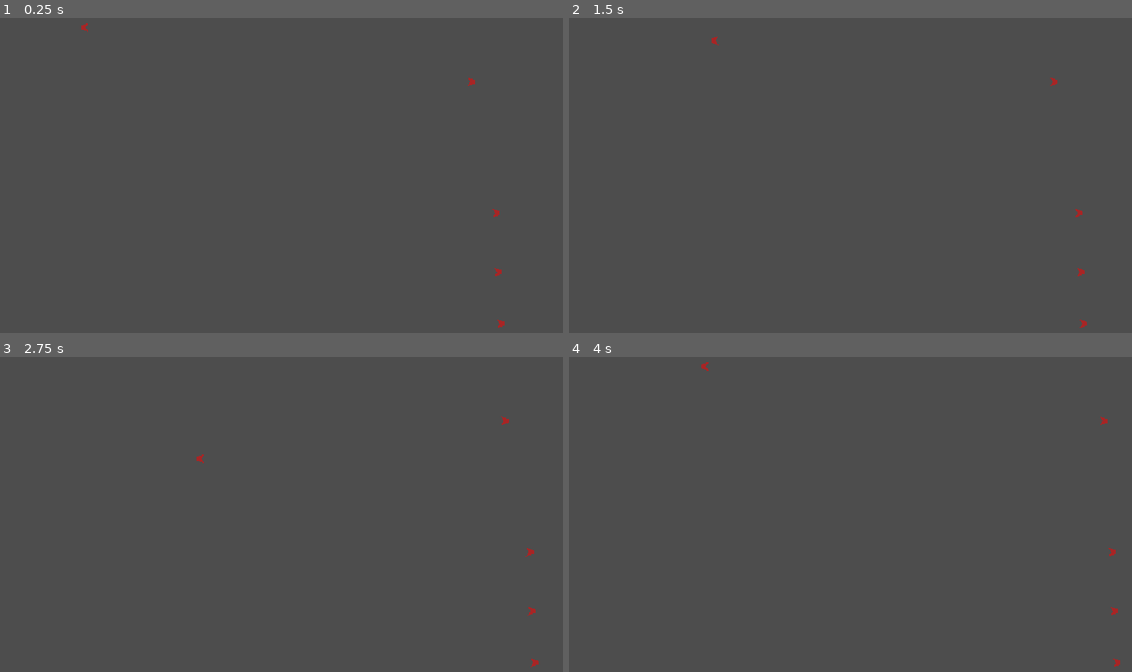
Above: before the commit, frames 1-4 (two rows, left to right).
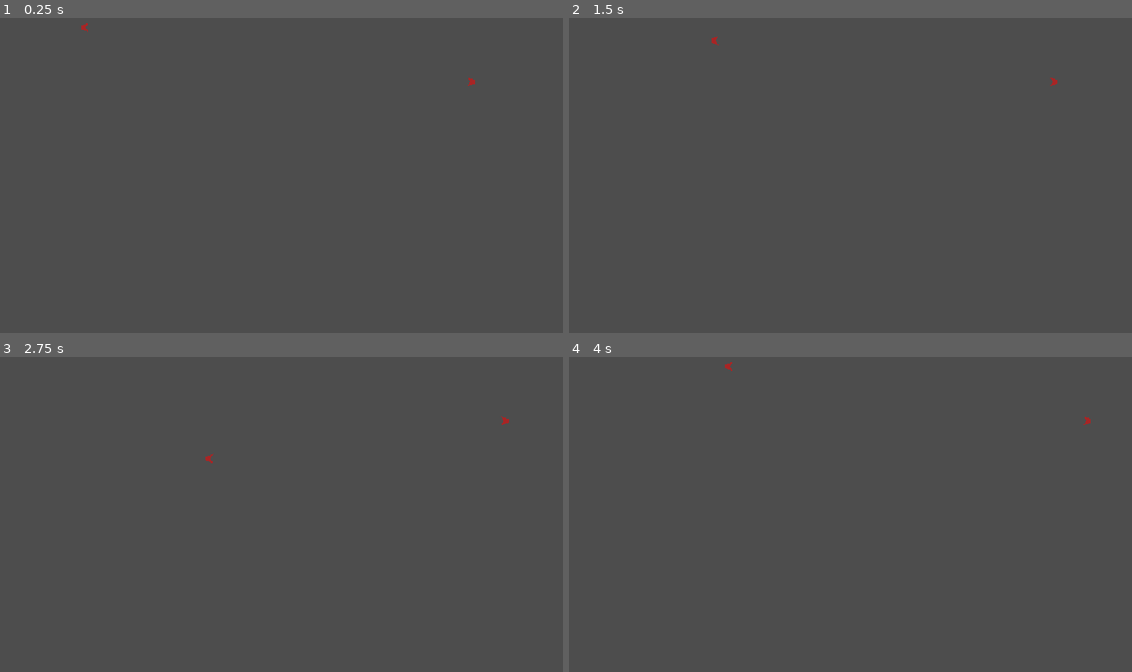
Above: after the commit, the same moments.

Repository: xorblo-doitus/Space-Shooter
Game: Godot game, scene res://src/playable_scenes/world.tscn
Same seed, same stepped clock (60 frames per second), same inputs: the game is played once before the commit and once after it.
Inputs:
- Up to frame 1 (0.25 s): no input
- Up to frame 2 (1.5 s): tap Enter (ui_accept) at 0.5, 0.77 s; hold Right (ui_right) 0.53-1.28 s; hold Down (ui_down) from 1.28 s (still down)
- Up to frame 3 (2.75 s): tap Enter (ui_accept) at 1.52 s; release Down (ui_down) at 2.03 s; hold Right (ui_right) from 2.03 s (still down)
- Up to frame 4 (4 s): release Right (ui_right) at 2.78 s; hold Up (ui_up) 2.78-3.53 s; tap Enter (ui_accept) at 3.02, 3.77 s; hold Left (ui_left) from 3.53 s (still down)

The runs differ from the first frame. In frame 1, less than 0.1% of the frame differs, in the area x 87-90%, y 60-99%; in frame 2, less than 0.1%; in frame 3, 0.1%; in frame 4, 0.1%, in the area x 23-98%, y 1-99%.
Error after the commit: Assertion failed: No damage source created (res://src/bullets/bullet.gd:25)

Commit message:
Finished weapon system + started spawn implementation + weird bug fix

Diff:
--- a/src/playable_scenes/world.gd
+++ b/src/playable_scenes/world.gd
@@ -6,15 +6,24 @@
 
 func _ready():
 	for spawn_point in $SpawnPoints.get_children():
-		vessels.add_child(spawn_point.vessel.instantiate().place(spawn_point.global_position))
+		add_spawn_point(spawn_point)
 
-	for vessel in vessels.get_children():
-		vessel.connect("weapon_equiped", add_weapon)
-		for weapon in vessel.get_installed_weapons():
-			add_weapon(weapon)
+#	for vessel in vessels.get_children():
+#		add_vessel(vessel)
+
+	$AnimationPlayer.play("test_level")
+
+func add_spawn_point(spawn_point: SpawnPoint) -> void:
+	spawn_point.spawned.connect(add_vessel)
+
+func add_vessel(vessel: Vessel) -> void:
+	vessel.weapon_equiped.connect(add_weapon)
+	for weapon in vessel.get_installed_weapons():
+		add_weapon(weapon)
+	vessels.add_child(vessel)
 
 func add_weapon(weapon: Weapon) -> void:
-	weapon.connect("fire", add_bullet)
+	weapon.fire.connect(add_bullet)
 
 func add_bullet(bullet: Bullet) -> void:
 	bullets.add_child(bullet)
--- a/src/playable_scenes/world.tscn
+++ b/src/playable_scenes/world.tscn
@@ -6,6 +6,43 @@
 
 [sub_resource type="RectangleShape2D" id="RectangleShape2D_matw0"]
 size = Vector2(20, 1080)
+
+[sub_resource type="Animation" id="Animation_el2on"]
+resource_name = "test_level"
+length = 10.0
+tracks/0/type = "method"
+tracks/0/imported = false
+tracks/0/enabled = true
+tracks/0/path = NodePath("SpawnPoints/Player")
+tracks/0/interp = 1
+tracks/0/loop_wrap = true
+tracks/0/keys = {
+"times": PackedFloat32Array(0),
+"transitions": PackedFloat32Array(1),
+"values": [{
+"args": [],
+"method": &"spawn"
+}]
+}
+tracks/1/type = "method"
+tracks/1/imported = false
+tracks/1/enabled = true
+tracks/1/path = NodePath("SpawnPoints/Dude")
+tracks/1/interp = 1
+tracks/1/loop_wrap = true
+tracks/1/keys = {
+"times": PackedFloat32Array(0),
+"transitions": PackedFloat32Array(1),
+"values": [{
+"args": [],
+"method": &"spawn"
+}]
+}
+
+[sub_resource type="AnimationLibrary" id="AnimationLibrary_0p843"]
+_data = {
+"test_level": SubResource("Animation_el2on")
+}
 
 [node name="World" type="Node2D"]
 script = ExtResource("1_ptqmb")
@@ -18,7 +55,7 @@
 
 [node name="Player" parent="SpawnPoints" instance=ExtResource("2_r822a")]
 position = Vector2(288, 85)
-vessel = ExtResource("3_nbfms")
+packed_vessel = ExtResource("3_nbfms")
 
 [node name="Dude" parent="SpawnPoints" instance=ExtResource("2_r822a")]
 position = Vector2(1586, 262)
@@ -49,3 +86,8 @@
 
 [node name="CollisionShape2D" type="CollisionShape2D" parent="StatitcBodies/StaticBody2D2"]
 shape = SubResource("RectangleShape2D_matw0")
+
+[node name="AnimationPlayer" type="AnimationPlayer" parent="."]
+libraries = {
+"": SubResource("AnimationLibrary_0p843")
+}
--- a/src/singletons/Static.gd
+++ b/src/singletons/Static.gd
@@ -1,6 +1,9 @@
 class_name ST
 
 enum TEAM {Enemy = -1, Alone, Player}
+
+## This prevent a weird bug where instantiated bullets are missing their DamageSource
+const bullet_cache := [preload("res://src/bullets/basic_bullet.tscn")]
 
 const velocity_kept: float = 6
 
--- a/src/spawn_point.gd
+++ b/src/spawn_point.gd
@@ -1,3 +1,11 @@
 extends Marker2D
+class_name SpawnPoint
 
-@export var vessel := preload("res://src/vessels/dude_vessel.tscn")
+## A point spawning an enemy, can do it multiple times
+
+signal spawned(new_vessel: Vessel)
+
+@export var packed_vessel := preload("res://src/vessels/dude_vessel.tscn")
+
+func spawn() -> void:
+	spawned.emit(packed_vessel.instantiate().place(global_position))
--- a/src/vessels/vessel.gd
+++ b/src/vessels/vessel.gd
@@ -7,6 +7,7 @@
 const DAMAGE_BLINK_DECAY_SPEED: float = 3
 const DAMAGE_BLINK_DIVIDING: int = 74
 const DAMAGE_BLINK_EXPONENT: float = 1.4
+const EMPTY_WEAPON_ARRAY: Array[Weapon] = []
 
 @export var team: ST.TEAM = ST.TEAM.Enemy
 @export_range(1, 1000, 1, "or_greater", "suffix:❤") var max_health: float = 100
@@ -142,7 +143,7 @@
 func install_weapon(new_weapon: Weapon) -> void:
 	new_weapon.team = team
 	weapon = new_weapon
-	emit_signal("weapon_equiped", new_weapon)
+	weapon_equiped.emit(new_weapon)
 
 func get_installed_weapons() -> Array[Weapon]:
-	return [weapon]
+	return [weapon] if weapon else EMPTY_WEAPON_ARRAY
--- a/src/weapons/weapon.gd
+++ b/src/weapons/weapon.gd
@@ -21,12 +21,10 @@
 	reloading -= 1 * delta
 	if firing:
 		if reloading <= 0:
-			var bullets_this_frame: Array[Bullet] = []
 			var recoil_this_frame: Vector2 = Vector2.ZERO
 			for __ in range(-floor(reloading/reload_time)): # round toward -inf
 				recoil_this_frame += Vector2(-recoil, 0).rotated(deg_to_rad(shot_direction))
-				emit_signal(
-					"fire",
+				fire.emit(
 					bullet.instantiate()
 						.place(appear_point.global_position)
 						.setup(implied_velocity*velocity_kept + Vector2(shot_speed, 0).rotated(deg_to_rad(shot_direction)), team, -reloading)
Not shown: 1 places in src/playable_scenes/world.tscn that only renumber resources
